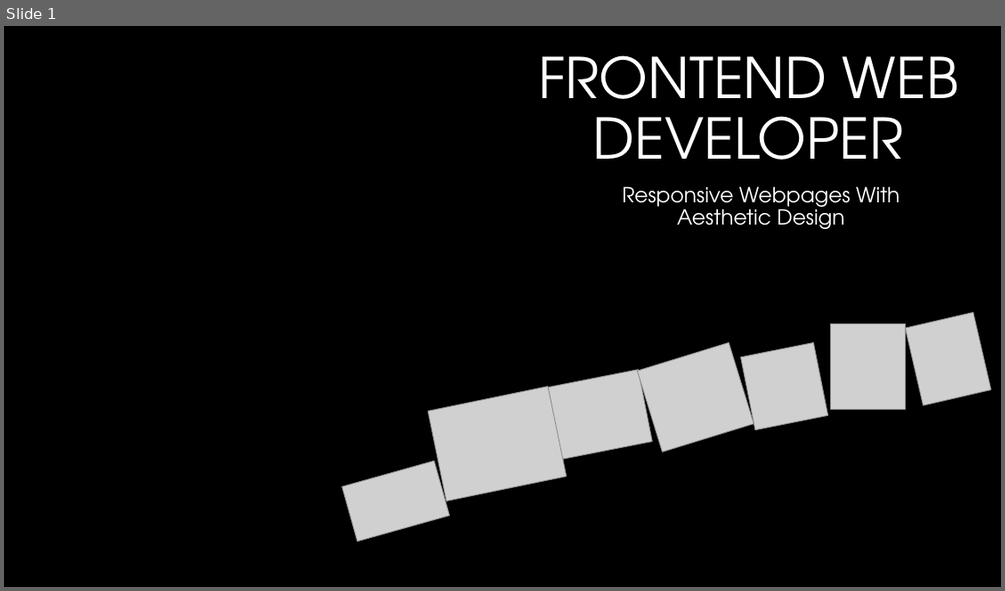
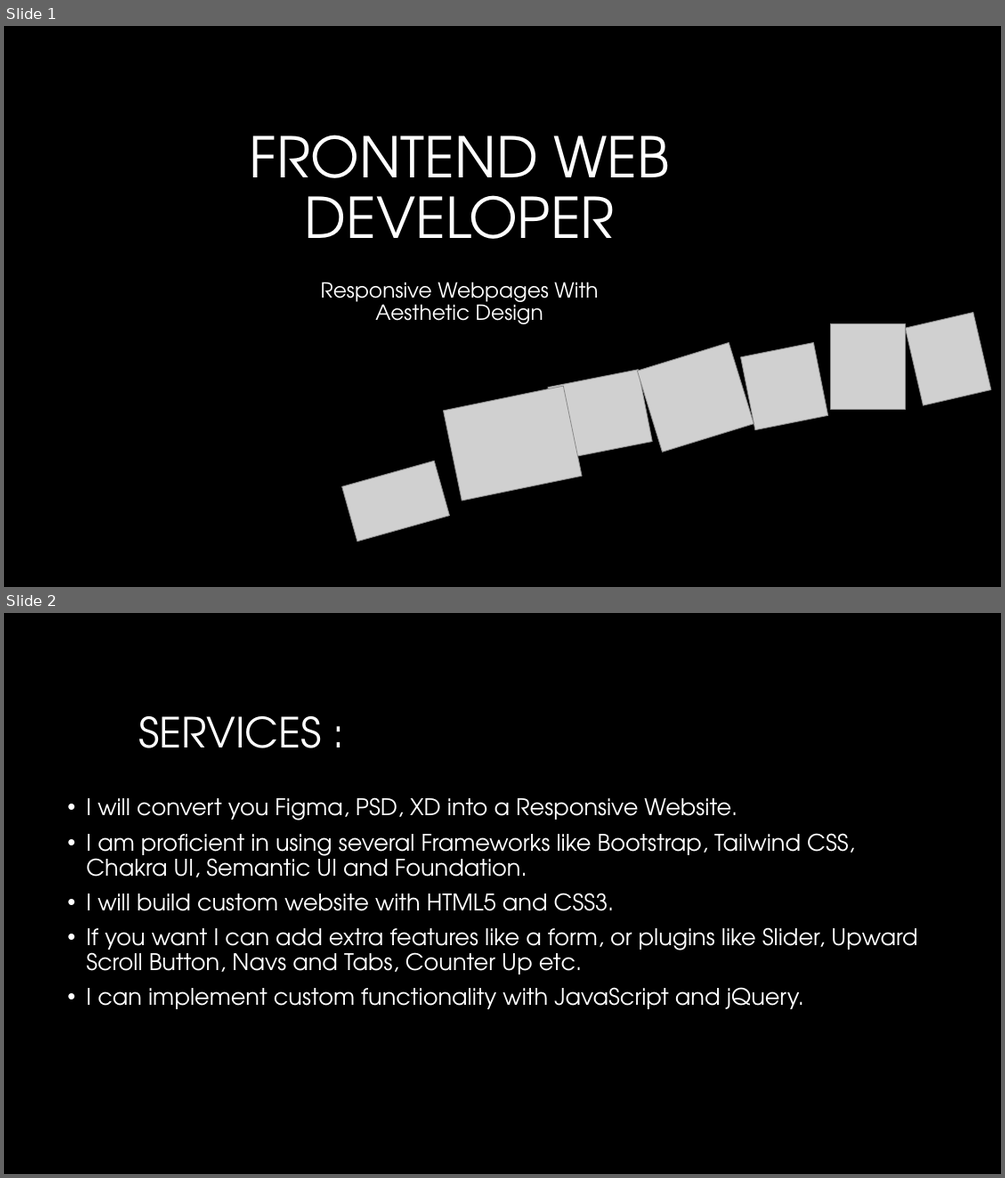
Before and after one commit to dev-andalib/Portofolio, a slide deck: New Microsoft PowerPoint Presentation.pptx. Shown one above the other, each under a label of ours: slide 1 before the commit, slides 1 and 2 after it. The pictures are 1005x591 and 1005x1178 pixels, drawn with LibreOffice and Linux fonts; fonts in the diff are those of the drawing; grey boxes stand for pictures; background and template pictures are left out. Boxes give left, top, right and bottom in pixels: in the first picture for what was removed or moved away, otherwise in the second. Text is boxed around its words. In the diff, an @@ line names an element or a change of style, - is before the commit and + after.

```diff
--- a/New Microsoft PowerPoint Presentation.pptx
+++ b/New Microsoft PowerPoint Presentation.pptx
@@ slide 2 added at [4,613,1001,1174], background #000000 @@
@@ title added at [138,716,321,748], 40 pt, text #FFFFFF @@
+SERVICES :
@@ text added at [86,797,917,1009], 22 pt, text #FFFFFF @@
+• I will convert you Figma, PSD, XD into a Responsive Website.
+• I am proficient in using several Frameworks like Bootstrap, Tailwind CSS, Chakra UI, Semantic UI and Foundation.
+• I will build custom website with HTML5 and CSS3.
+• If you want I can add extra features like a form, or plugins like Slider, Upward Scroll Button, Navs and Tabs, Counter Up etc.
+• I can implement custom functionality with JavaScript and jQuery.
@@ slide 1 changed as well @@
@@ title "FRONTEND WEB DEVELOPER": place and size @@
-title "FRONTEND WEB DEVELOPER" at [538,55,958,160]
+title "FRONTEND WEB DEVELOPER" at [250,135,669,239]
@@ subtitle "Responsive Webpages With Aesthetic Design": place and size @@
-subtitle "Responsive Webpages With Aesthetic Design" at [622,186,899,229]
+subtitle "Responsive Webpages With Aesthetic Design" at [321,281,598,324]
@@ picture: place and size @@
-picture at [429,386,566,501]
+picture at [443,386,582,500]
```
Also in this commit, not shown: 6 other files.
